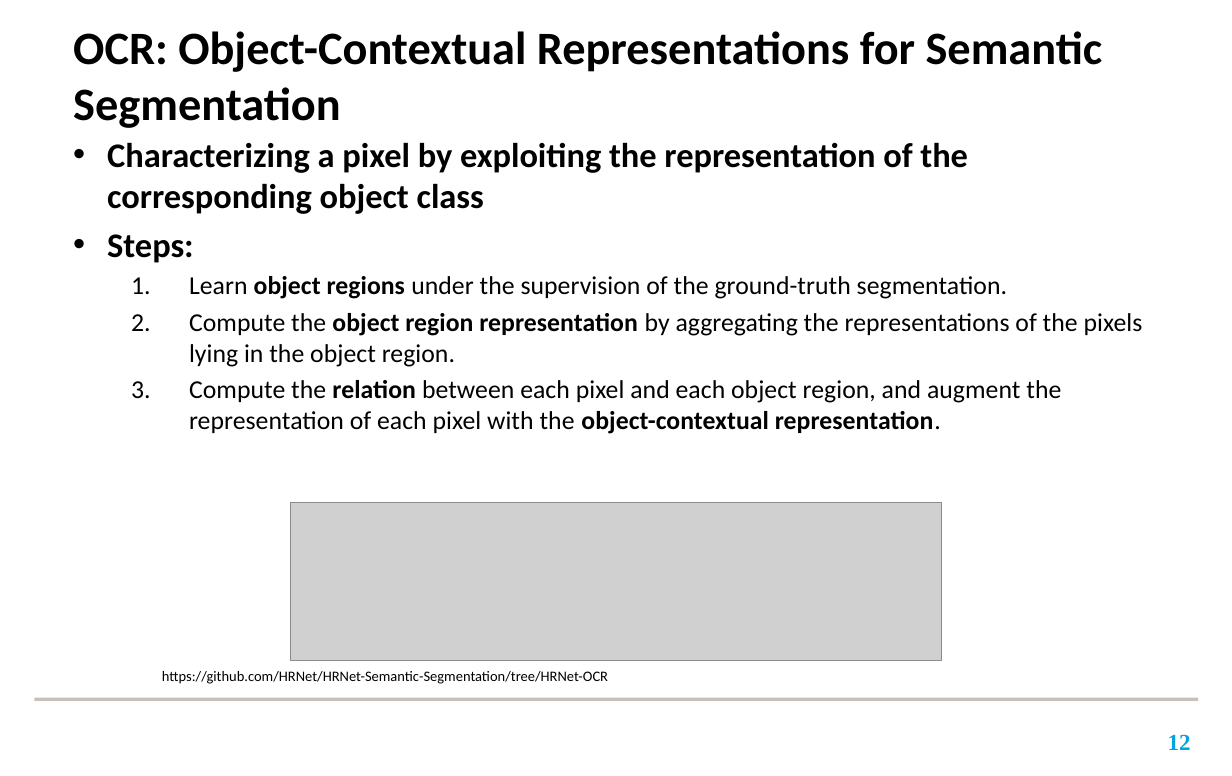
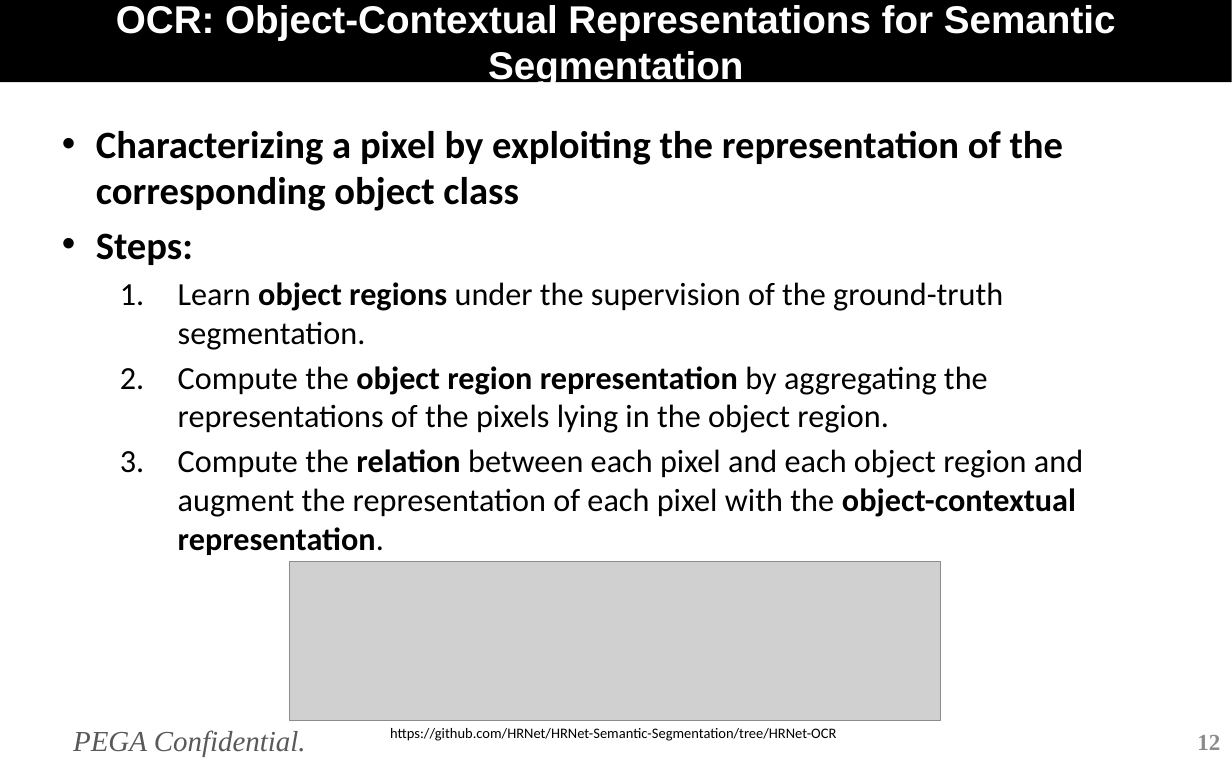
Before and after one commit to Timothy50506/Simple_LSTM_Demo, a slide deck: slide 12 of SW2_TN_HierachicalMultiScaleAttentionforSemantic_TimothyHuang_201020_V2.pptx. Drawn at 1232x776 pixels with LibreOffice and Linux fonts; fonts in the diff are those of the drawing; grey boxes stand for pictures; background and template pictures are left out. Boxes give left, top, right and bottom in pixels: in the first picture for what was removed or moved away, otherwise in the second. Text is boxed around its words. In the diff, an @@ line names an element or a change of style, - is before the commit and + after.

```diff
--- a/SW2_TN_HierachicalMultiScaleAttentionforSemantic_TimothyHuang_201020_V2.pptx
+++ b/SW2_TN_HierachicalMultiScaleAttentionforSemantic_TimothyHuang_201020_V2.pptx
@@ title "OCR: Object-Contextual Representations for Semantic ...": place and size @@
-title "OCR: Object-Contextual Representations for Semantic ..." at (73, 31, 1103, 128)
+title "OCR: Object-Contextual Representations for Semantic ..." at (0, 0, 1232, 82)
@@ title "OCR: Object-Contextual Representations for Semantic ..." at (0, 0, 1232, 82): size 28.8 to 24 pt, font Calibri to Arial, text colour #000000 to #FFFFFF; alignment left to centre; fill none to #000000 @@
@@ text "Characterizing a pixel by exploiting ...": place and size @@
-text "Characterizing a pixel by exploiting ..." at (107, 142, 1143, 434)
+text "Characterizing a pixel by exploiting ..." at (96, 131, 1083, 555)
@@ text at (96, 131, 1064, 433): size 21.4 to 24 pt in "Characterizing a pixel by exploiting the representation ...", "Steps:"; size 16.1 to 20 pt in "Learn object regions under the supervision of ...", "Compute the object region representation by aggregating ..." @@
@@ text at (178, 449, 1083, 555): text changed; size 16.1 to 20 pt @@
-  3. Compute the relation between each pixel and each object region, and augment the representation of each pixel with the object-contextual representation.
+  3. Compute the relation between each pixel and each object region and augment the representation of each pixel with the object-contextual representation.
@@ picture: place and size @@
-picture at (290, 502, 941, 661)
+picture at (290, 562, 941, 721)
@@ rectangle removed at (35, 698, 1198, 701) @@
@@ text "https://github.com/HRNet/HRNet-Semantic-Segmentation/tree/HR ...": place and size @@
-text "https://github.com/HRNet/HRNet-Semantic-Segmentation/tree/HR ..." at (162, 671, 608, 684)
+text "https://github.com/HRNet/HRNet-Semantic-Segmentation/tree/HR ..." at (390, 728, 836, 741)
@@ text added at (73, 730, 306, 757), 18 pt, text #595959, italic @@
+PEGA Confidential.
@@ page number: place and size @@
-page number at (1168, 734, 1191, 750)
+page number at (1197, 735, 1220, 750)
@@ page number at (1197, 735, 1220, 750): text colour #00A4DE to #8C8C8C @@
```
Also in this commit, not shown: 11 other slides changed, 1 slide added.
